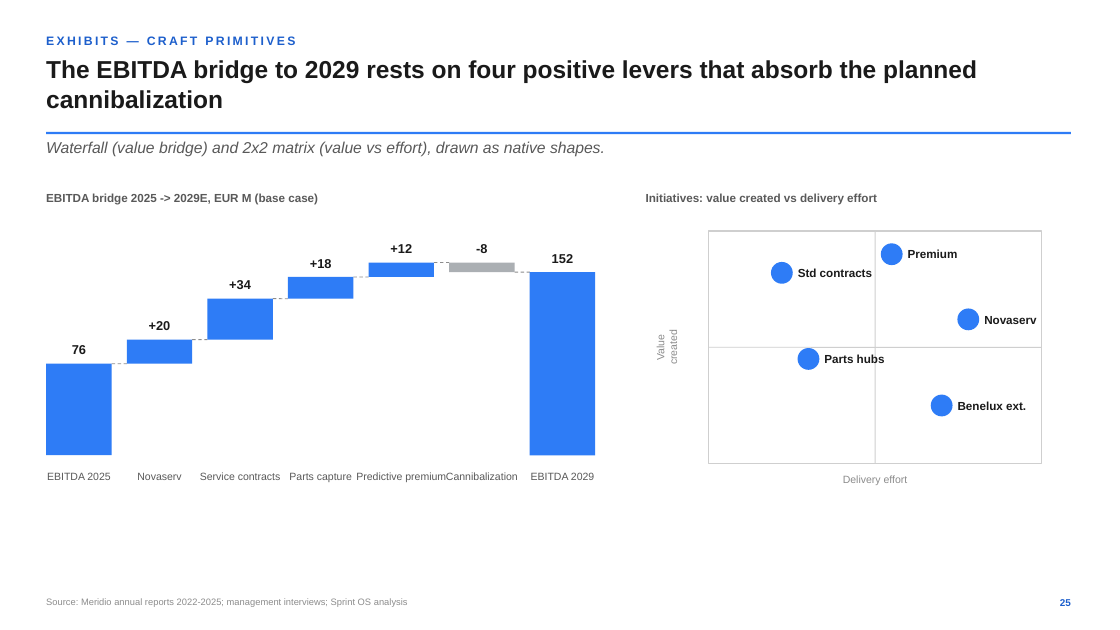
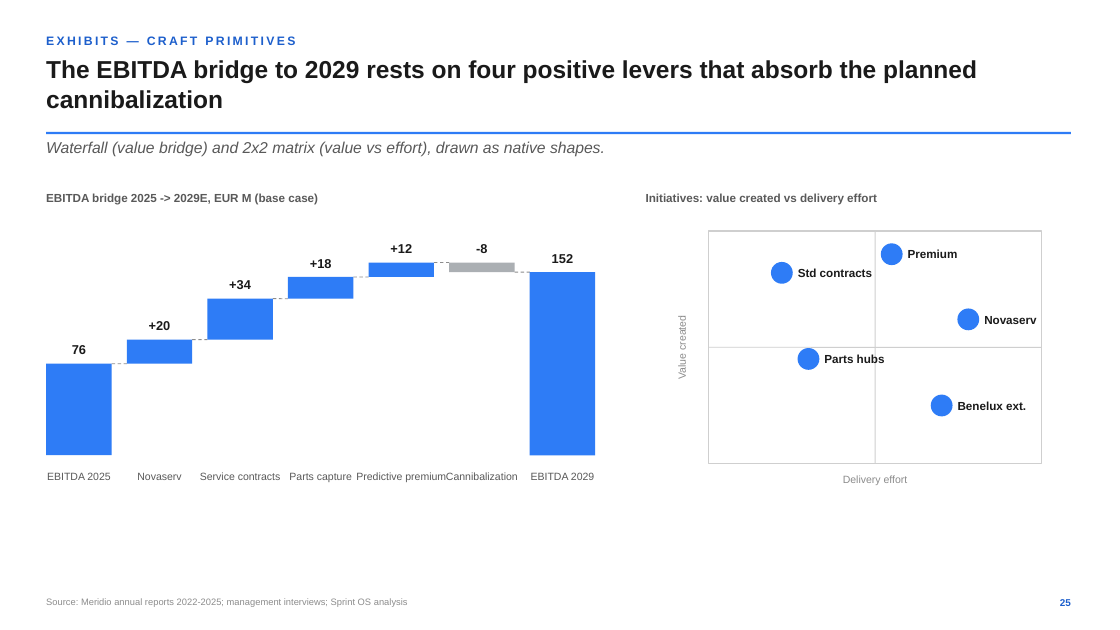
Before and after one commit to benkothmane-debug/sprintospptx, a slide deck: slide 29 of examples/golden-deck.pptx. Drawn at 1120x630 pixels with LibreOffice and Linux fonts; fonts in the diff are those of the drawing. Boxes give left, top, right and bottom in pixels: in the first picture for what was removed or moved away, otherwise in the second. Text is boxed around its words. In the diff, an @@ line names an element or a change of style, - is before the commit and + after.

```diff
--- a/examples/golden-deck.pptx
+++ b/examples/golden-deck.pptx
@@ text "Value created" rewrapped from (655, 333, 680, 364) to (676, 318, 688, 379) @@
```
Also in this commit, not shown: 3 slides added, 3 other files.
